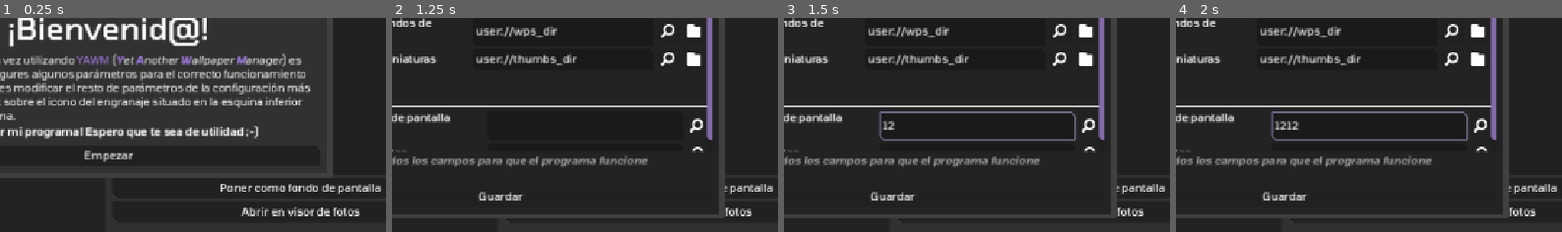
Above: before the commit, frames 1-4 (left to right).
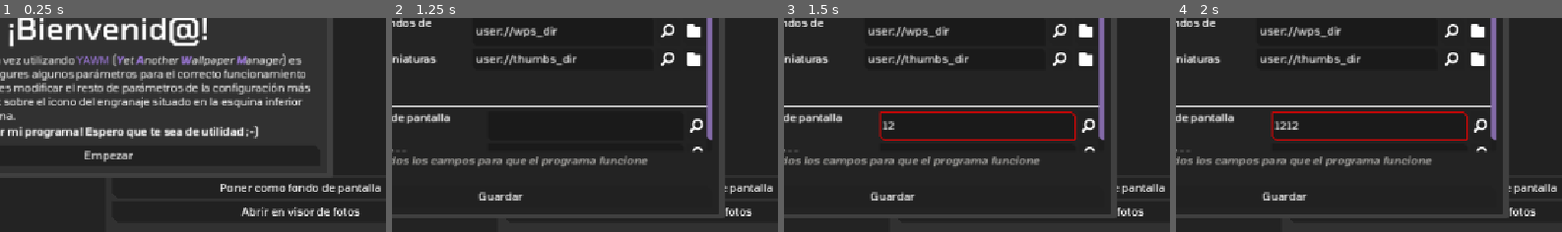
Above: after the commit, the same moments.

Repository: m0xn/yawm
Game: Godot game, scene res://scenes/Main.tscn
Same seed, same stepped clock (60 frames per second), same inputs: the game is played once before the commit and once after it.
Inputs (mouse positions are % of the whole screen's width and height, from its top left):
- Up to frame 1 (0.25 s): no input
- Up to frame 2 (1.25 s): click "Empezar" at 0.5 s
- Up to frame 3 (1.5 s): click (61, 59) at 1.27 s; type "12" at 1.35 s
- Up to frame 4 (2 s): click (61, 65) at 1.5 s; type "12" at 1.58 s
The pictures show only the part of the screen within x 36-86%, y 34-84%; the shares and areas given below are measured in that part.

Frames 1-2 are identical in both runs. In frame 3, 1.1% of the frame differs, in the area x 24-77%, y 43-58%; in frame 4, 1.1%.

Commit message:
Added a visual indicator for unmodified and valid/non-valid input

Diff:
--- a/scripts/settings/cmds_setting_entry.gd
+++ b/scripts/settings/cmds_setting_entry.gd
@@ -1,4 +1,4 @@
-extends "base_setting_entry.gd"
+extends "input_field_setting_entry.gd"
 
 @onready var container_base_name = name.trim_suffix("HBC")
 @onready var search_cmd_btn: Button = get_node("Search%sBTN" % container_base_name)
@@ -11,6 +11,10 @@
 	if cmd == AppData.settings.get_value(stts_section, other_cmd_entry):
 		Utils.Debug.log_msg(Types.DT.ERROR, tr("DBG_DUPLICATE_CMD") % [cmd, tr("%s_BTN" % container_base_name.trim_suffix("Cmd").to_snake_case().to_upper())])
 		editable_node[editable_field] = ""
+		show_input_validity(false)
+		return
+
+	show_input_validity(true)
 
 func handle_cmd_search() -> void:
 	search_cmd_fd.show()
--- /dev/null
+++ b/scripts/settings/input_field_setting_entry.gd
@@ -0,0 +1,45 @@
+extends "base_setting_entry.gd"
+
+@onready var line_edit_ref = editable_node if editable_node.get_class() == "LineEdit" else editable_node.get_line_edit()
+
+func _ready() -> void:
+	super()
+
+	var unmodified_border_stylebox = gen_mod_stylebox(true)
+	line_edit_ref.text_changed.connect(func (_new_val):
+		line_edit_ref.add_theme_stylebox_override("focus", unmodified_border_stylebox))
+	editable_node.focus_exited.connect(func ():
+		editable_node[editable_field] = AppData.settings.get_value(stts_section, stts_name)
+		editable_node.remove_theme_stylebox_override("focus")
+	)
+
+func gen_mod_stylebox(unmodified: bool) -> StyleBoxFlat:
+	var border_stylebox = StyleBoxFlat.new()
+
+	border_stylebox.border_color = Color8(255, 0, 0) if unmodified else Color8(0, 255, 0)
+	border_stylebox.draw_center = false
+	border_stylebox.corner_detail = 1
+
+	border_stylebox.border_width_top = 2
+	border_stylebox.border_width_right = 2
+	border_stylebox.border_width_bottom = 2
+	border_stylebox.border_width_left = 2
+
+	border_stylebox.corner_radius_top_right = 5
+	border_stylebox.corner_radius_bottom_left = 5
+
+	return border_stylebox
+
+func show_input_validity(valid_input: bool) -> void:
+	print(valid_input)
+	var border_stylebox = gen_mod_stylebox(not valid_input) # NOTE: In this case, since a valid input would result in a red border, we need to invert this parameter
+	line_edit_ref.add_theme_stylebox_override("focus", border_stylebox)
+
+	var timer = Timer.new()
+	add_child(timer)
+	timer.wait_time = 1.0
+	timer.start()
+	timer.timeout.connect(func ():
+		line_edit_ref.remove_theme_stylebox_override("focus")
+		timer.queue_free()
+	)
--- a/scripts/settings/spinbox_setting_entry.gd
+++ b/scripts/settings/spinbox_setting_entry.gd
@@ -1,4 +1,8 @@
-extends "base_setting_entry.gd"
+extends "input_field_setting_entry.gd"
 
 func neq(a: Variant, b: Variant) -> bool:
 	return a - b > 10e-5
+
+func _on_value_change(new_value: Variant) -> void:
+	super(new_value)
+	show_input_validity(true)
--- a/scripts/settings/wps_setting_entry.gd
+++ b/scripts/settings/wps_setting_entry.gd
@@ -1,4 +1,4 @@
-extends "base_setting_entry.gd"
+extends "input_field_setting_entry.gd"
 
 @onready var container_base_name = name.trim_suffix("HBC")
 @onready var search_dir_btn: Button = get_node("Search%sBTN" % container_base_name)
@@ -30,6 +30,10 @@
 	if not DirAccess.dir_exists_absolute(new_value) or new_value == "":
 		Utils.Debug.log_msg(Types.DT.ERROR, tr("DBG_INVALID_DIR_PATH") % tr("STTS_%s_LB" % container_base_name.to_snake_case().to_upper()))
 		editable_node[editable_field] = ""
+		show_input_validity(false)
+		return
+
+	show_input_validity(true)
 
 func _ready() -> void:
 	super()
Not shown, added: scripts/settings/input_field_setting_entry.gd.uid
